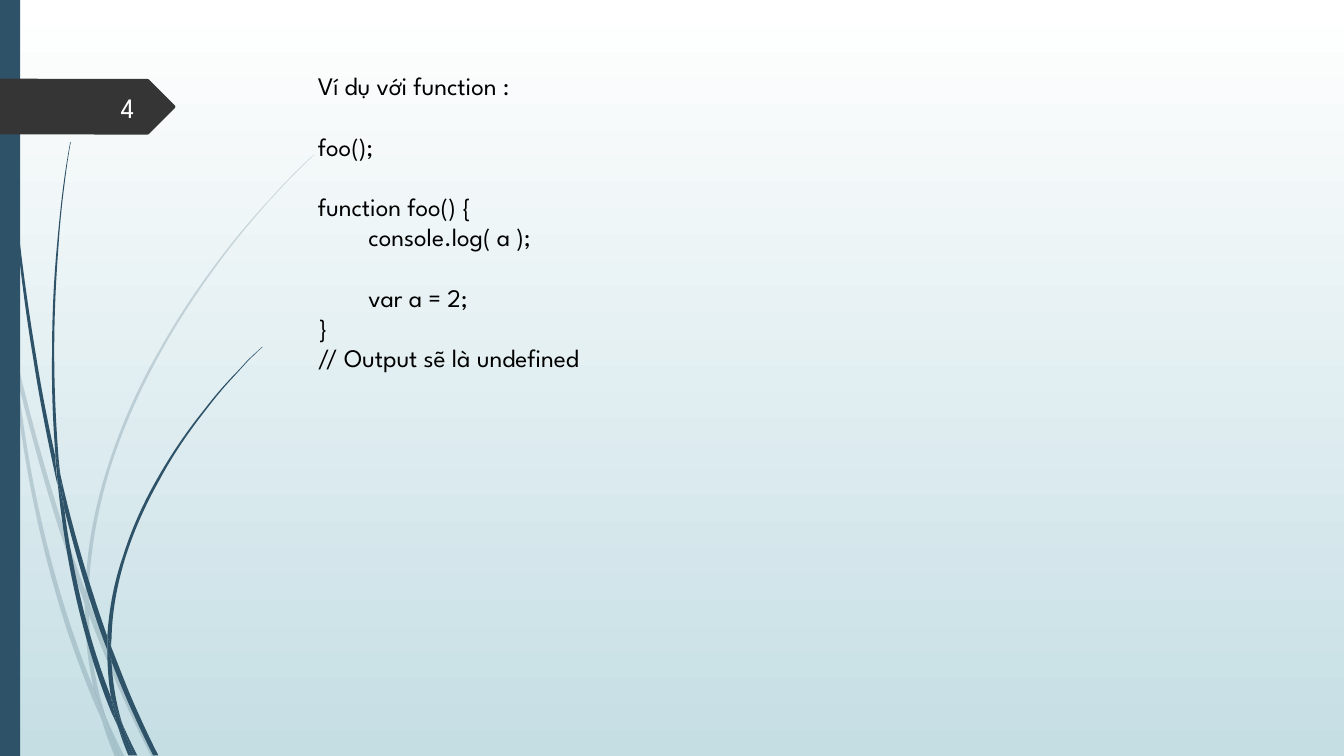
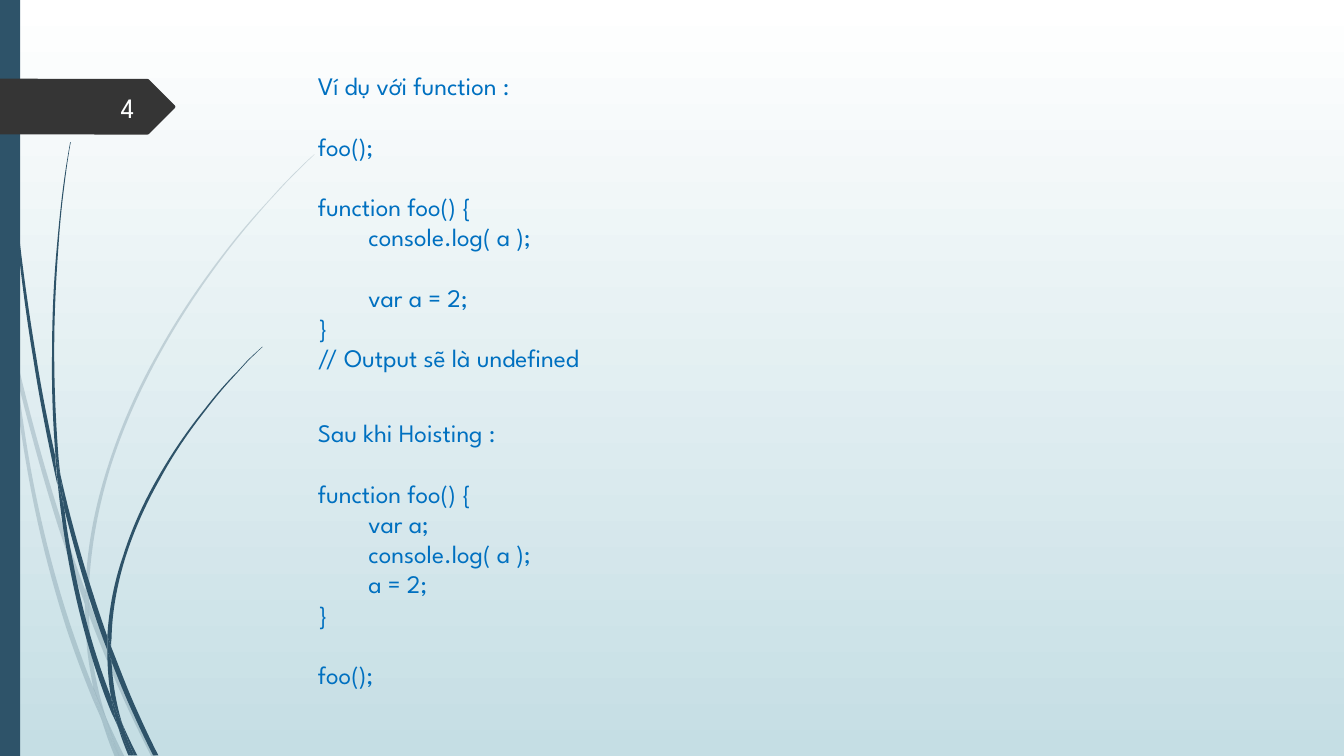
Before and after one commit to lionheartmettle/Bai-Tap-JS-TungNT72-, a slide deck: slide 4 of Slide/TungNT72 Hoisting vs Closure.pptx. Drawn at 1344x756 pixels with LibreOffice and Linux fonts; fonts in the diff are those of the drawing. Boxes give left, top, right and bottom in pixels: in the first picture for what was removed or moved away, otherwise in the second. Text is boxed around its words. In the diff, an @@ line names an element or a change of style, - is before the commit and + after.

```diff
--- a/Slide/TungNT72 Hoisting vs Closure.pptx
+++ b/Slide/TungNT72 Hoisting vs Closure.pptx
@@ text "Ví dụ với function :" at [318,77,579,373]: text colour #000000 to #0070C0 @@
@@ text added at [318,424,510,689], 18 pt, text #0070C0 @@
+Sau khi Hoisting :
+function foo() {
+var a;
+console.log( a );
+a = 2;
+}
+foo();
```
Also in this commit, not shown: 4 other slides changed, 4 slides added, 21 other files.
